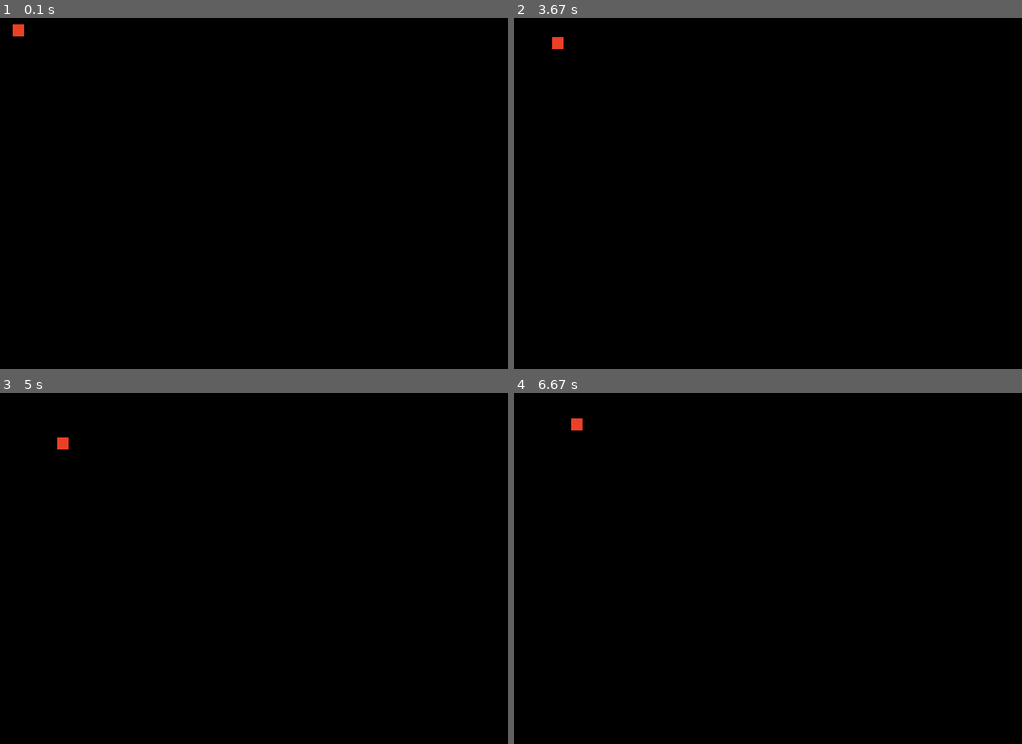
Above: before the commit, frames 1-4 (two rows, left to right).
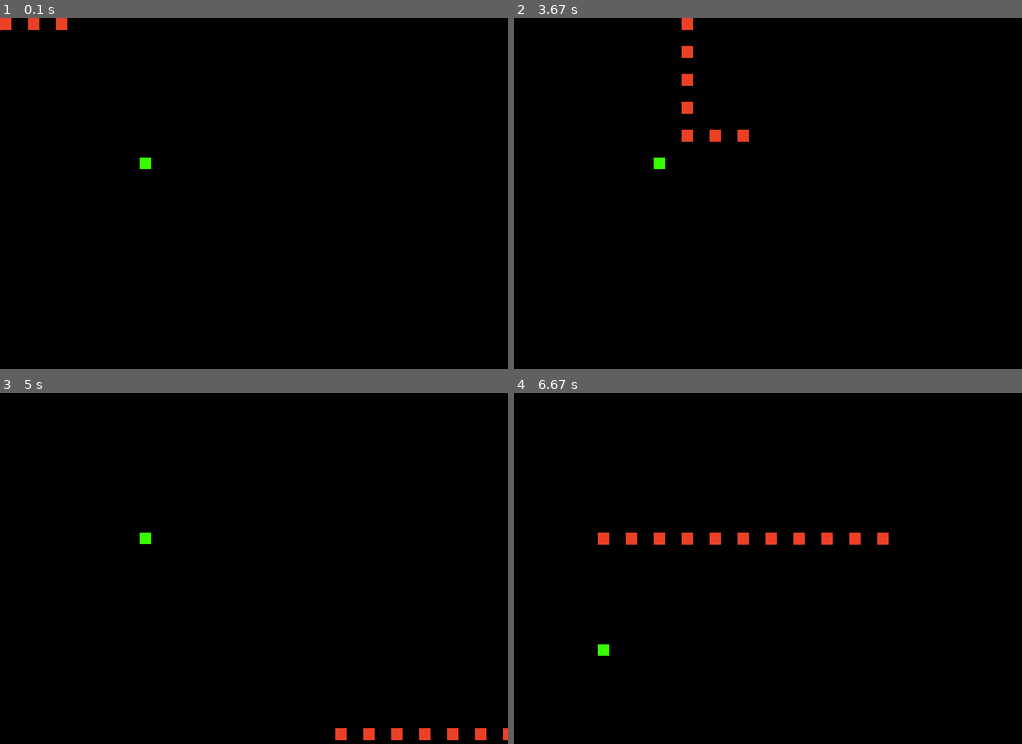
Above: after the commit, the same moments.

Repository: PelleEikeberg/Random
Game: pygame game, started from Snake Simple/snake.py
Same seed, same stepped clock (60 frames per second), same inputs: the game is played once before the commit and once after it.
Inputs:
- Up to frame 1 (0.1 s): no input
- Up to frame 2 (3.67 s): hold Up 0.83-1.3 s; hold Left 1.83-2.37 s; hold Down 2.4-2.7 s; hold Right from 3.57 s (still down)
- Up to frame 3 (5 s): release Right at 4.2 s; hold Down 4.23-4.6 s; hold Left from 4.63 s (still down)
- Up to frame 4 (6.67 s): release Left at 5.1 s; hold Up 5.63-5.93 s; hold Right 5.97-6.43 s

The runs differ from the first frame. In frame 1, 0.4% of the frame differs, in the area x 0-30%, y 0-44%; in frame 2, 0.7%; in frame 3, 0.6%; in frame 4, 1.0%, in the area x 11-74%, y 7-75%.

Commit message:
made some major changes to code, now snake becommes longer when eating apple and apple changes pos to somewhere new

Diff:
--- a/Snake Simple/snake.py
+++ b/Snake Simple/snake.py
@@ -1,23 +1,50 @@
 from pygame.locals import *
 import pygame
 from time import sleep
+from random import randint
 
 class Player():
-    def __init__(self, x=10, y=10, speed=10, direction=0):
+    def __init__(self, x=[0], y=[0], speed=44, direction=0, length=3):
         self.x = x; self.y = y; self.speed = speed; self.direction = direction
+        self.length = length
+
+        self.updatecountMAx = 2
+        self.updatecount = 0
+
+        for i in range(0,2000):
+            self.x.append(-100)
+            self.y.append(-100)
+        self.x[1] = 1*44
+        self.x[2] = 2*44
+
+    def border(self):
+        if self.x >= 800:
+            self.x = 800
+
 
 
     def update(self):
-        if self.direction == 0:
-            self.x = self.x + self.speed
-        if self.direction == 1:
-            self.x = self.x - self.speed
-        if self.direction == 2:
-            self.y = self.y - self.speed
-        if self.direction == 3:
-            self.y = self.y + self.speed
 
+        self.updatecount += 1
+        if self.updatecount < self.updatecountMAx:
 
+            #moves previous block to head possision
+            for i in range(self.length-1, 0, -1):
+                #print("self.x[", str(i), "] = self.x[", str(i-1), "]")
+                self.x[i] = self.x[i-1]
+                self.y[i] = self.y[i-1]
+
+            #updates the ´head´
+            if self.direction == 0:
+                self.x[0] = self.x[0] + self.speed
+            if self.direction == 1:
+                self.x[0] = self.x[0] - self.speed
+            if self.direction == 2:
+                self.y[0] = self.y[0] - self.speed
+            if self.direction == 3:
+                self.y[0] = self.y[0] + self.speed
+
+            self.updatecount = 0
 
     def moveRight(self):
         self.direction = 0
@@ -32,18 +59,45 @@
         self.direction = 3
 
 
+    def draw(self, surface, image):
+        for i in range(0, self.length):
+            surface.blit(image, (self.x[i], self.y[i]))
+
+
+class Apple():
+    def __init__(self, x=0, y=0, speed=44):
+        self.x = x*speed
+        self.y = y*speed
+
+    def draw(self, surface, image):
+        surface.blit(image, (self.x, self.y))
+
+
+
+
+class Rules():
+    def isCollision(self, x1, y1, x2, y2, bsize):
+        if x1 >= x2 and x1 <= x2 + bsize:
+            if y1 >= y2 and y1 <= y2 + bsize:
+                return True
+        return False
+
+
 
 class App():
-
-    windowWidth = 800
-    windowHeight = 600
-    player = 0
-
     def __init__(self):
         self._running = True # used to deremed to run the window or not
         self._display_surf = None
         self._image_surf = None
-        self.player = Player() # Player is the class with movements
+        self.player = Player(length=10) # Player is the class with movements
+
+        self.windowWidth = 800
+        self.windowHeight = 600
+
+        self.apple = Apple(x=5, y=5)
+
+        self.rules = Rules()
+
 
     def on_init(self):
         pygame.init()
@@ -56,16 +110,37 @@
         # in this case the image will be one ´block´ of the snake.
         self._image_surf = pygame.image.load("hei.png").convert()
 
+        self._apple_surf = pygame.image.load("hei2.png").convert()
+
     def on_event(self, event):
         if event.type == QUIT:
             self._running = False
 
     def on_loop(self):
+        self.player.update()
+
+
+        #does the head bite the apple?
+        for i in range(0, self.player.length):
+            if self.rules.isCollision(self.apple.x, self.apple.y, self.player.x[i], self.player.y[i], 44):
+                self.apple.x = randint(2,9)*44
+                self.apple.y = randint(2,9)*44
+                self.player.length += 1
+
+        #does the snake bite itself?
+        for i in range(2, self.player.length):
+            if self.rules.isCollision(self.player.x[0], self.player.y[0], self.player.x[i], self.player.y[i], 40):
+                print("you failed")
+                exit()
+
         pass
 
     def on_render(self):
         self._display_surf.fill((0,0,0))
-        self._display_surf.blit(self._image_surf, (self.player.x, self.player.y))
+        self.player.draw(self._display_surf, self._image_surf)
+        #self._display_surf.blit(self._image_surf, (self.player.x, self.player.y))
+        #pygame.display.flip()
+        self.apple.draw(self._display_surf, self._apple_surf)
         pygame.display.flip()
 
     def on_cleanup(self):
@@ -88,7 +163,9 @@
             if (keys[K_DOWN]):
                 self.player.moveDown()
 
-            self.player.update()
+            if (keys[K_ESCAPE]):
+                self._running = False
+            #self.player.update()
             """
             if the player() does not have update() and just have the movement
             code in the move...() instead it will move the same, but with update
@@ -96,7 +173,7 @@
             """
             self.on_loop()
             self.on_render()
-            sleep(100/1000)
+            sleep(50/1000)
         self.on_cleanup()
 
 if __name__ == "__main__":
